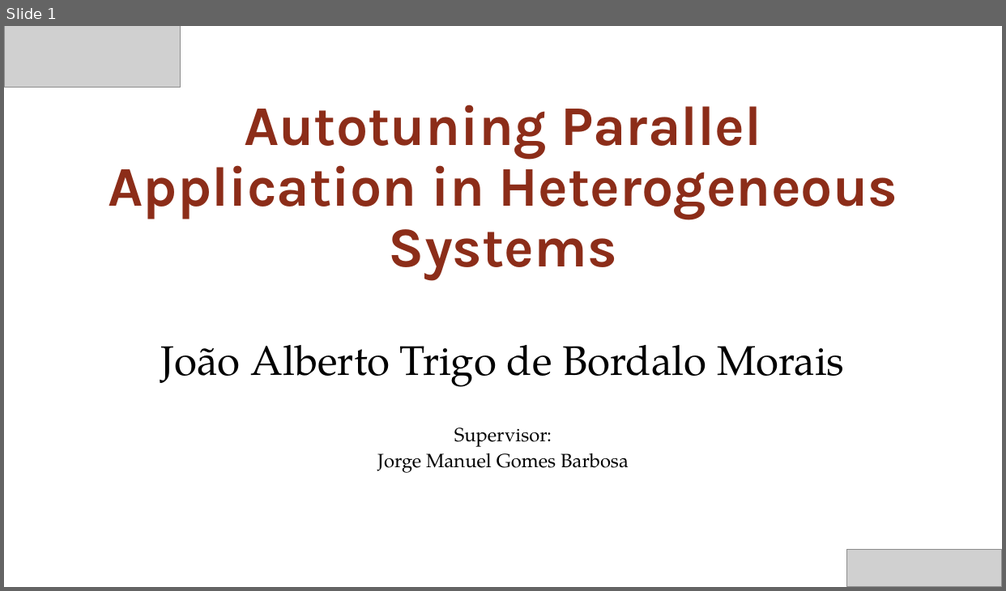
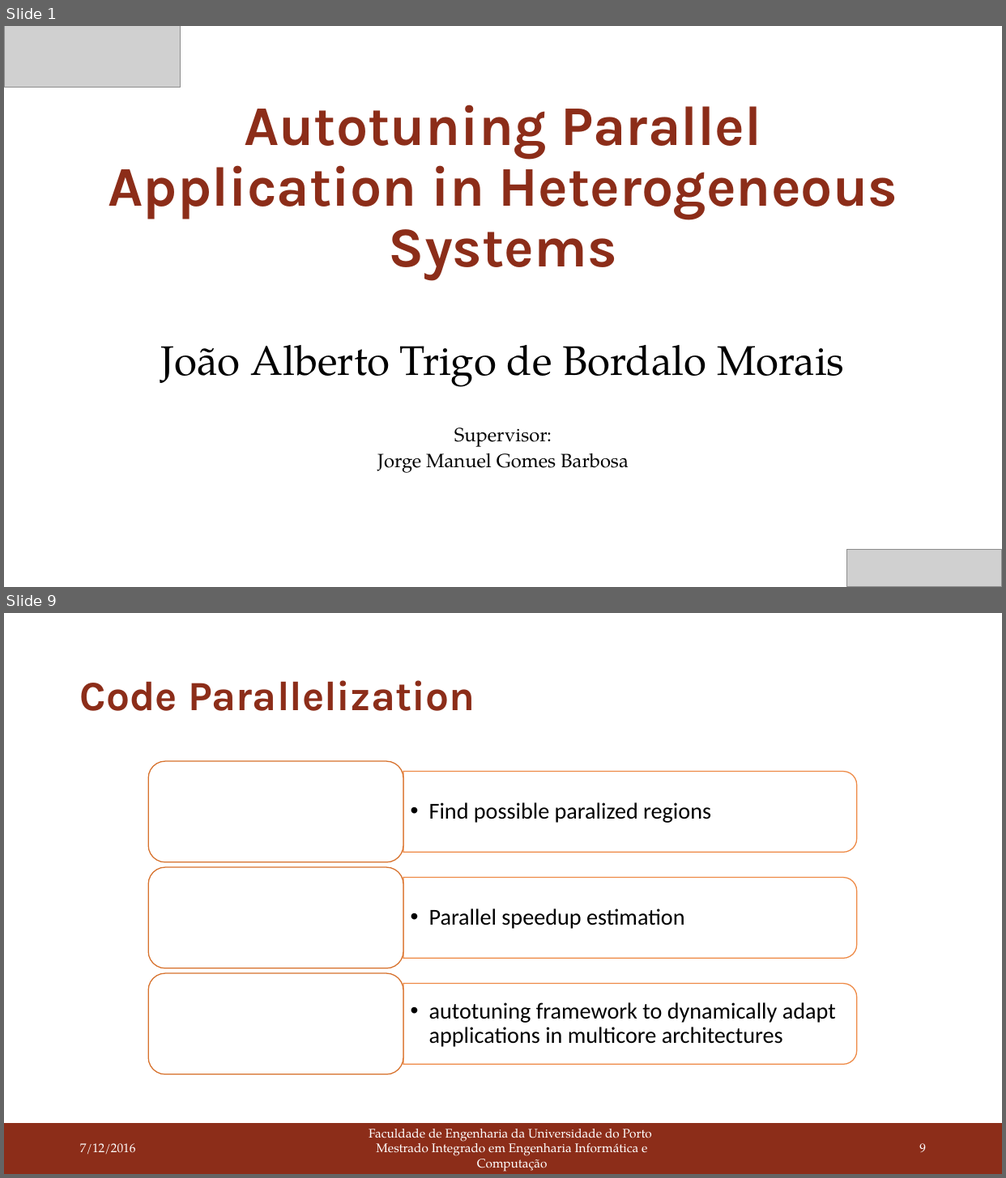
Before and after one commit to joaoBordalo/FEUP-Dissertation, a slide deck: deliverables/PDIS/second delivery/Autotuning Parallel Application in Heterogeneous Systems.pptx. Shown one above the other, each under a label of ours: slide 1 before the commit, slides 1 and 9 after it; the slides between them are not shown. The pictures are 1006x591 and 1006x1178 pixels, drawn with LibreOffice and Linux fonts; fonts in the diff are those of the drawing; grey boxes stand for pictures. Boxes give left, top, right and bottom in pixels: in the first picture for what was removed or moved away, otherwise in the second. Text is boxed around its words. In the diff, an @@ line names an element or a change of style, - is before the commit and + after.

```diff
--- a/deliverables/PDIS/second delivery/Autotuning Parallel Application in Heterogeneous Systems.pptx
+++ b/deliverables/PDIS/second delivery/Autotuning Parallel Application in Heterogeneous Systems.pptx
@@ slide 9 added at <box>4,613,1002,1174</box>, background #FFFFFF @@
@@ title added at <box>80,680,475,711</box>, 40 pt, text #8C2D19, bold @@
+Code Parallelization
@@ group added at <box>148,761,857,1075</box>: 3 round same rects, 3 texts, 3 rounded rectangles @@
+  •• Find possible paralized regions
+  •• Parallel speedup estimation
+  •• autotuning framework to dynamically adapt applications in multicore architectures
@@ rectangle added at <box>4,1123,1002,1174</box>, fill #8C2D19 @@
@@ text added at <box>80,1144,136,1154</box>, 12 pt, text #FFFFFF @@
+7/12/2016
@@ text added at <box>368,1129,652,1172</box>, 12 pt, text #FFFFFF @@
+Faculdade de Engenharia da Universidade do Porto
+Mestrado Integrado em Engenharia Informática e Computação
@@ page number added at <box>919,1144,926,1152</box>, 12 pt, text #FFFFFF @@
+9
```
Also in this commit, not shown: 8 slides changed, 7 other slides added, 3 other files.
